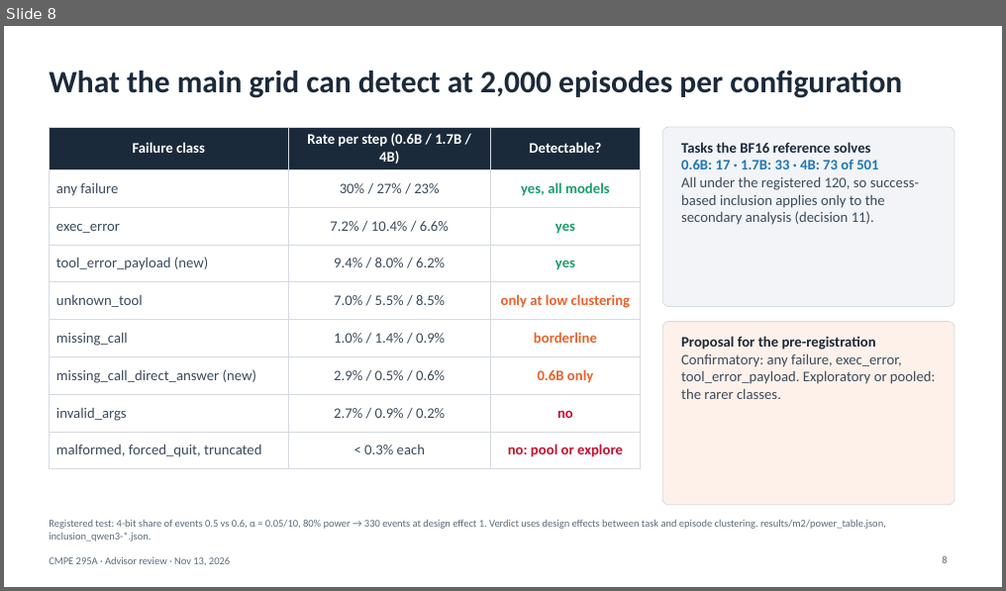
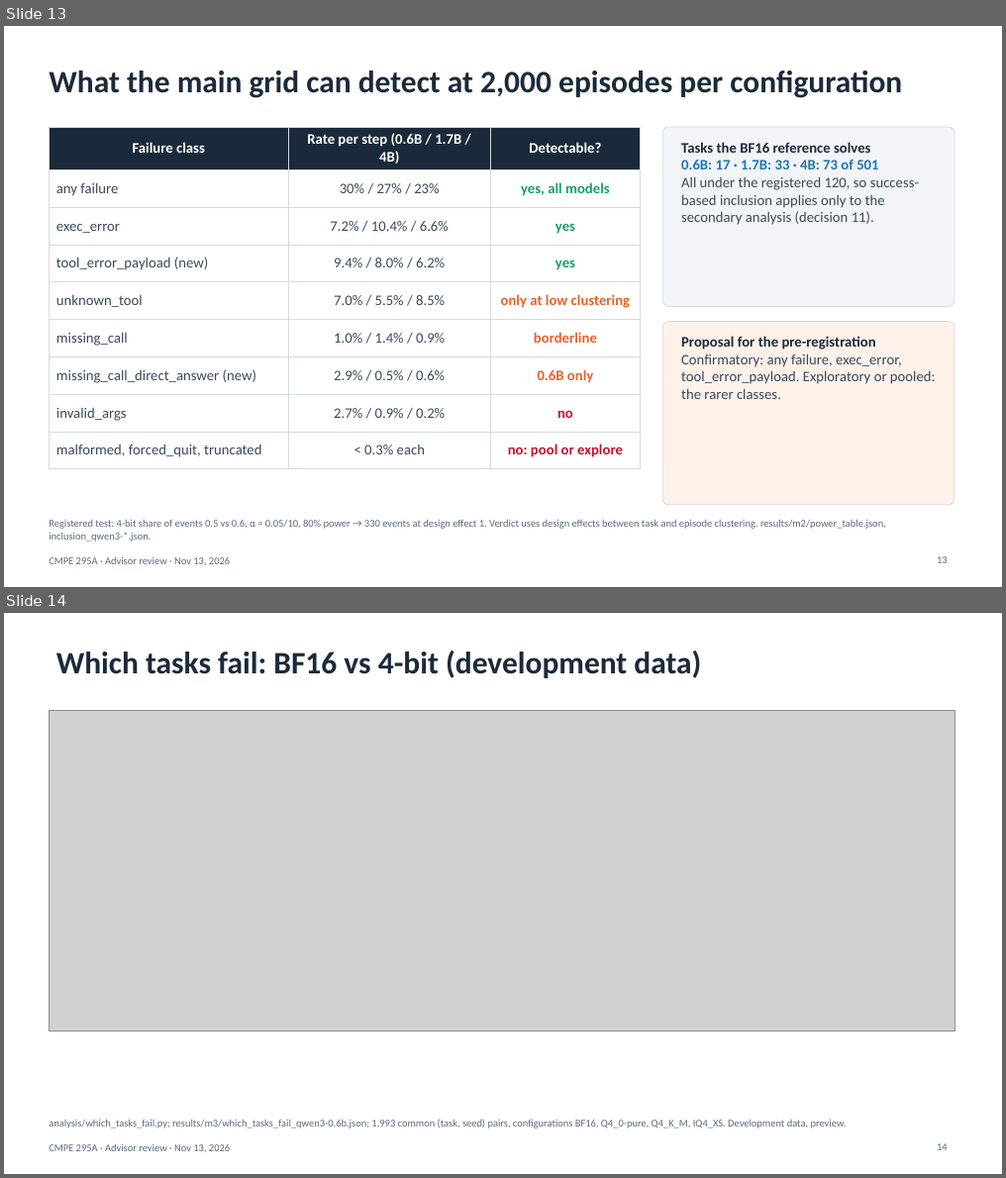
Before and after one commit to VritikaMalhotra/CMPE_295A, a slide deck: presentation/CMPE295A_Advisor_Review_Slides_2026-11-13.pptx. Shown one above the other, each under a label of ours: slide 8 before the commit, slides 13 and 14 after it. The pictures are 1006x591 and 1006x1178 pixels, drawn with LibreOffice and Linux fonts; fonts in the diff are those of the drawing; grey boxes stand for pictures. Boxes give left, top, right and bottom in pixels: in the first picture for what was removed or moved away, otherwise in the second. Text is boxed around its words. In the diff, an @@ line names an element or a change of style, - is before the commit and + after.

Commit message:
Deck frozen (content): Nov 13 advisor review, pptx and PDF
Built from week a0d2d93 with run_status 12:28 (content freeze moved up
from 16:00). 22 slides; validate.py passes; all pages rendered and
viewed; every line that differs from the audited Nov 11 22:00 text is
checked against its JSON or log source. Only counts change after this
(16:45 refresh).

WB2 owner: Yashashav (M3 prep, deck). Run by Yashashav.

```diff
--- a/presentation/CMPE295A_Advisor_Review_Slides_2026-11-13.pptx
+++ b/presentation/CMPE295A_Advisor_Review_Slides_2026-11-13.pptx
@@ slide 14 added at [4,613,1002,1174], background #FFFFFF; not listed: 1 template element that a slide beside it also shows @@
@@ title added at [56,651,701,678], 30 pt, text #1B2A3A, bold @@
+Which tasks fail: BF16 vs 4-bit (development data)
@@ picture added at [49,710,954,1031] @@
@@ text added at [49,1119,846,1129], 10 pt, text #5B6B7B @@
+analysis/which_tasks_fail.py; results/m3/which_tasks_fail_qwen3-0.6b.json; 1,993 common (task, seed) pairs, configurations BF16, Q4_0-pure, Q4_K_M, IQ4_XS. Development data, preview.
@@ page number added at [937,1144,947,1151], 10 pt, text #5B6B7B @@
+14
@@ what was slide 8 is now slide 13 @@
@@ page number at [937,557,947,564]: text changed @@
-8
+13
```
Also in this commit, not shown: 6 slides changed, 9 other slides added, 1 slide removed, 1 other file.
